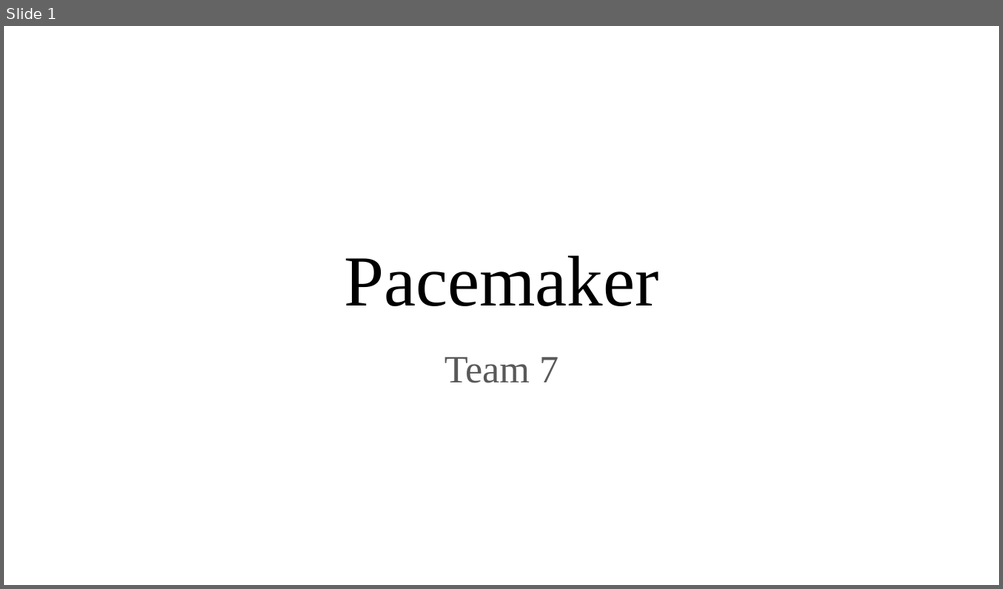
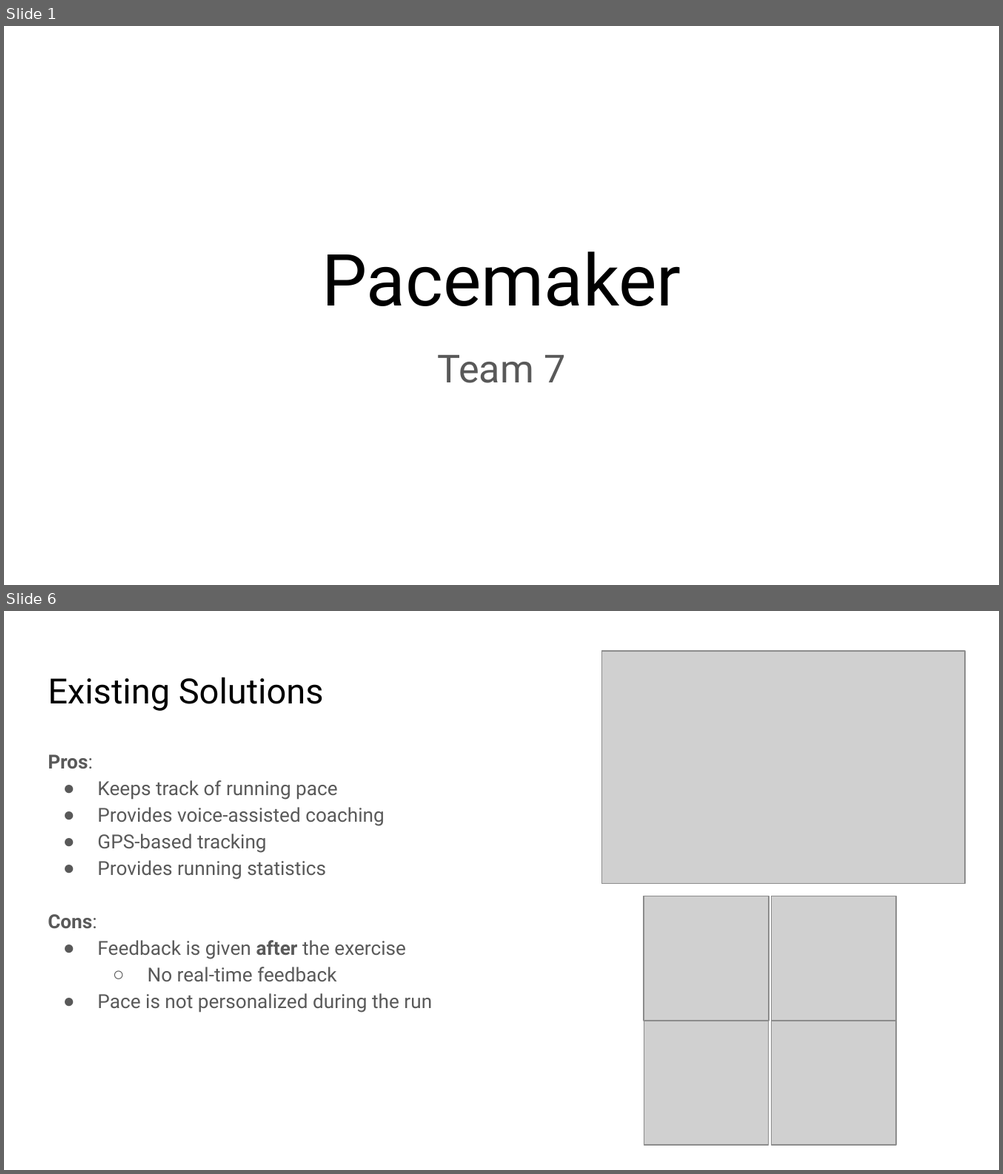
Before and after one commit to crazyboy9103/2021_2_MCA_team7, a slide deck: Project Proposal.pptx. Shown one above the other, each under a label of ours: slide 1 before the commit, slides 1 and 6 after it; the slides between them are not shown. The pictures are 1003x589 and 1003x1174 pixels, drawn with LibreOffice and Linux fonts; fonts in the diff are those of the drawing; grey boxes stand for pictures. Boxes give left, top, right and bottom in pixels: in the first picture for what was removed or moved away, otherwise in the second. Text is boxed around its words. In the diff, an @@ line names an element or a change of style, - is before the commit and + after.

```diff
--- a/Project Proposal.pptx
+++ b/Project Proposal.pptx
@@ slide 6 added at bbox=[4, 611, 999, 1170], background #FFFFFF @@
@@ picture added at bbox=[602, 651, 965, 883] @@
@@ title added at bbox=[48, 677, 324, 711], 25.2 pt, text #000000 @@
+Existing Solutions
@@ text added at bbox=[48, 755, 432, 1013], 14 pt, text #595959 @@
+Pros:
+● Keeps track of running pace
+● Provides voice-assisted coaching
+● GPS-based tracking
+● Provides running statistics
+Cons:
+● Feedback is given after the exercise
+  ○ No real-time feedback
+● Pace is not personalized during the run
@@ picture added at bbox=[643, 897, 769, 1021] @@
@@ picture added at bbox=[771, 897, 895, 1021] @@
@@ picture added at bbox=[643, 1021, 768, 1145] @@
@@ picture added at bbox=[771, 1021, 895, 1145] @@
@@ slide 1 changed as well @@
@@ title "Pacemaker" at bbox=[321, 252, 681, 306]: font Times New Roman to Roboto @@
@@ subtitle "Team 7" at bbox=[438, 355, 565, 383]: font Times New Roman to Roboto @@
```
Also in this commit, not shown: 4 other slides changed, 12 other slides added, 3 slides removed, 1 other file.
